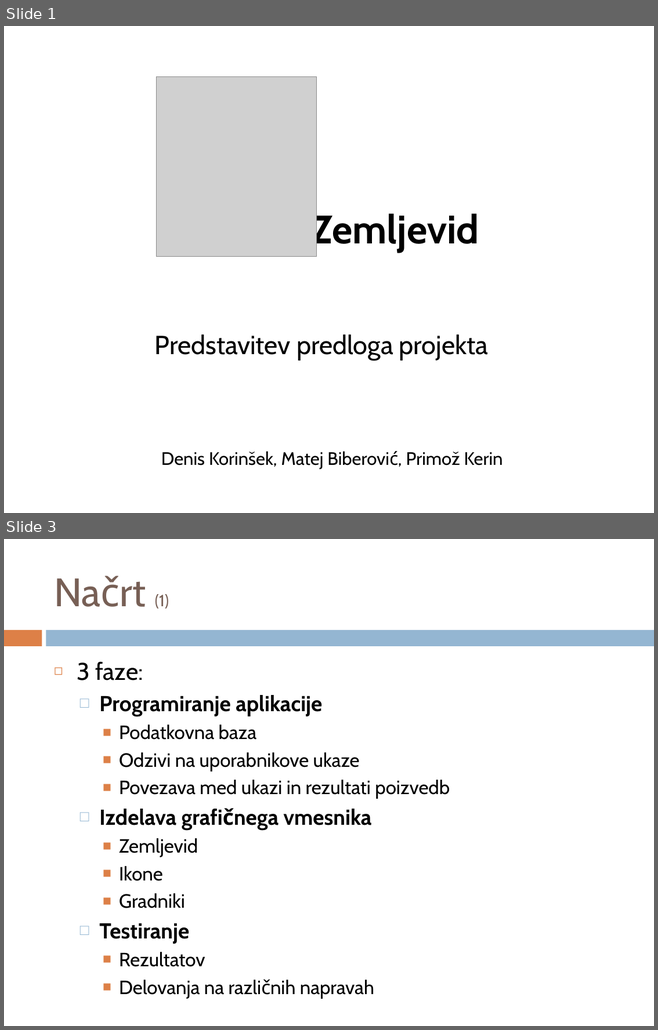
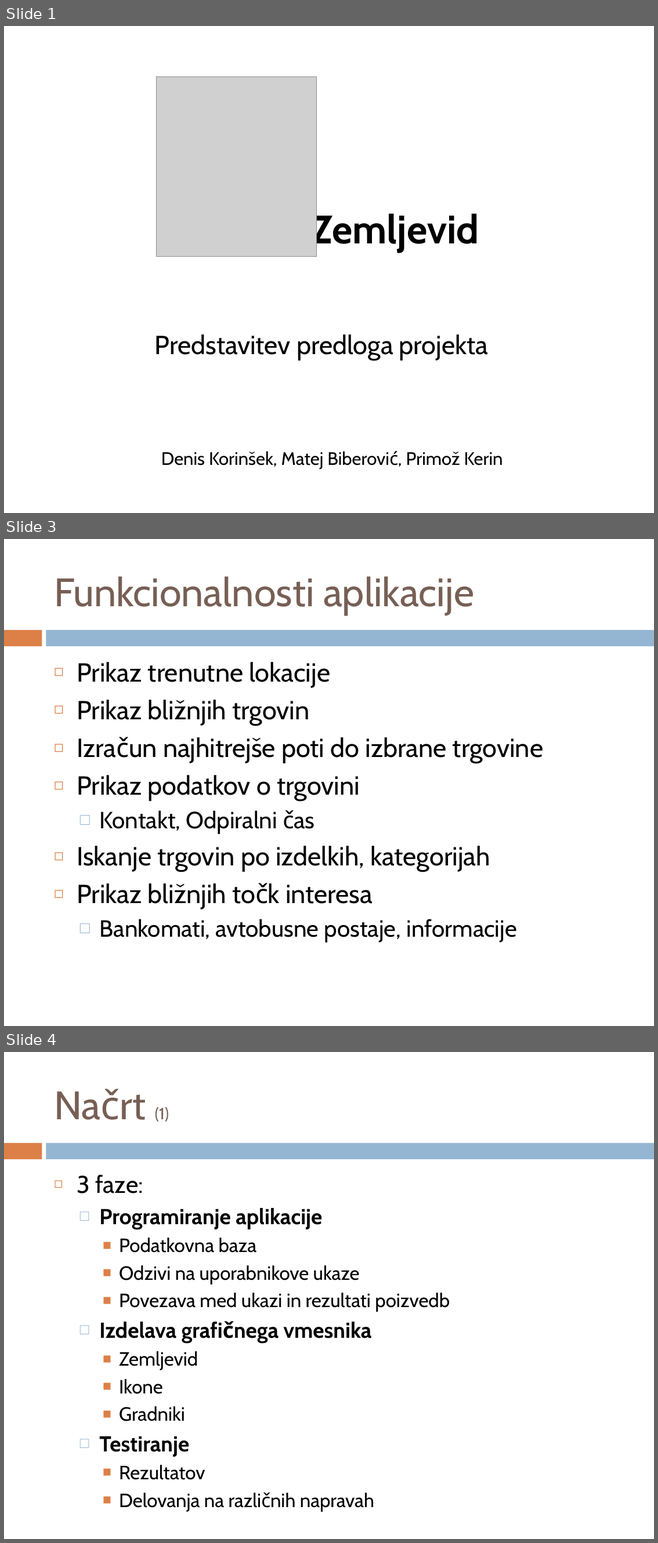
Before and after one commit to primoz-k/TPO, a slide deck: Dokumentacija/Predstavitev Projekta.pptx. Shown one above the other, each under a label of ours: slides 1 and 3 before the commit, slides 1, 3 and 4 after it; the slides between them are not shown. The pictures are 658x1030 and 658x1543 pixels, drawn with LibreOffice and Linux fonts; fonts in the diff are those of the drawing; grey boxes stand for pictures. Boxes give left, top, right and bottom in pixels: in the first picture for what was removed or moved away, otherwise in the second. Text is boxed around its words. In the diff, an @@ line names an element or a change of style, - is before the commit and + after.

Commit message:
ppt: funkcionalnosti aplikacije
1 slide

```diff
--- a/Dokumentacija/Predstavitev Projekta.pptx
+++ b/Dokumentacija/Predstavitev Projekta.pptx
@@ slide 3 added at <box>4,539,654,1026</box>, background #FFFFFF; not listed: 2 template elements that a slide beside it also shows @@
@@ title added at <box>54,576,474,615</box>, 44 pt, text #775F55 @@
+Funkcionalnosti aplikacije
@@ text added at <box>76,662,543,943</box>, 29 pt, text #000000 @@
+◻ Prikaz trenutne lokacije
+◻ Prikaz bližnjih trgovin
+◻ Izračun najhitrejše poti do izbrane trgovine
+◻ Prikaz podatkov o trgovini
+  □ Kontakt, Odpiralni čas
+◻ Iskanje trgovin po izdelkih, kategorijah
+◻ Prikaz bližnjih točk interesa
+  □ Bankomati, avtobusne postaje, informacije
@@ what was slide 3 is now slide 4 @@
```
Also in this commit, not shown: 2 slides changed.
